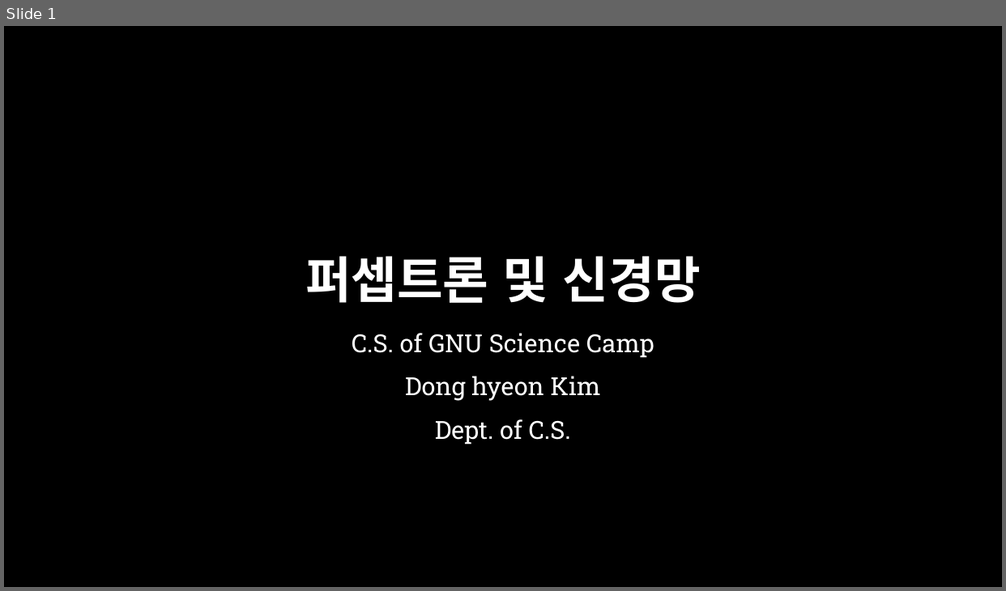
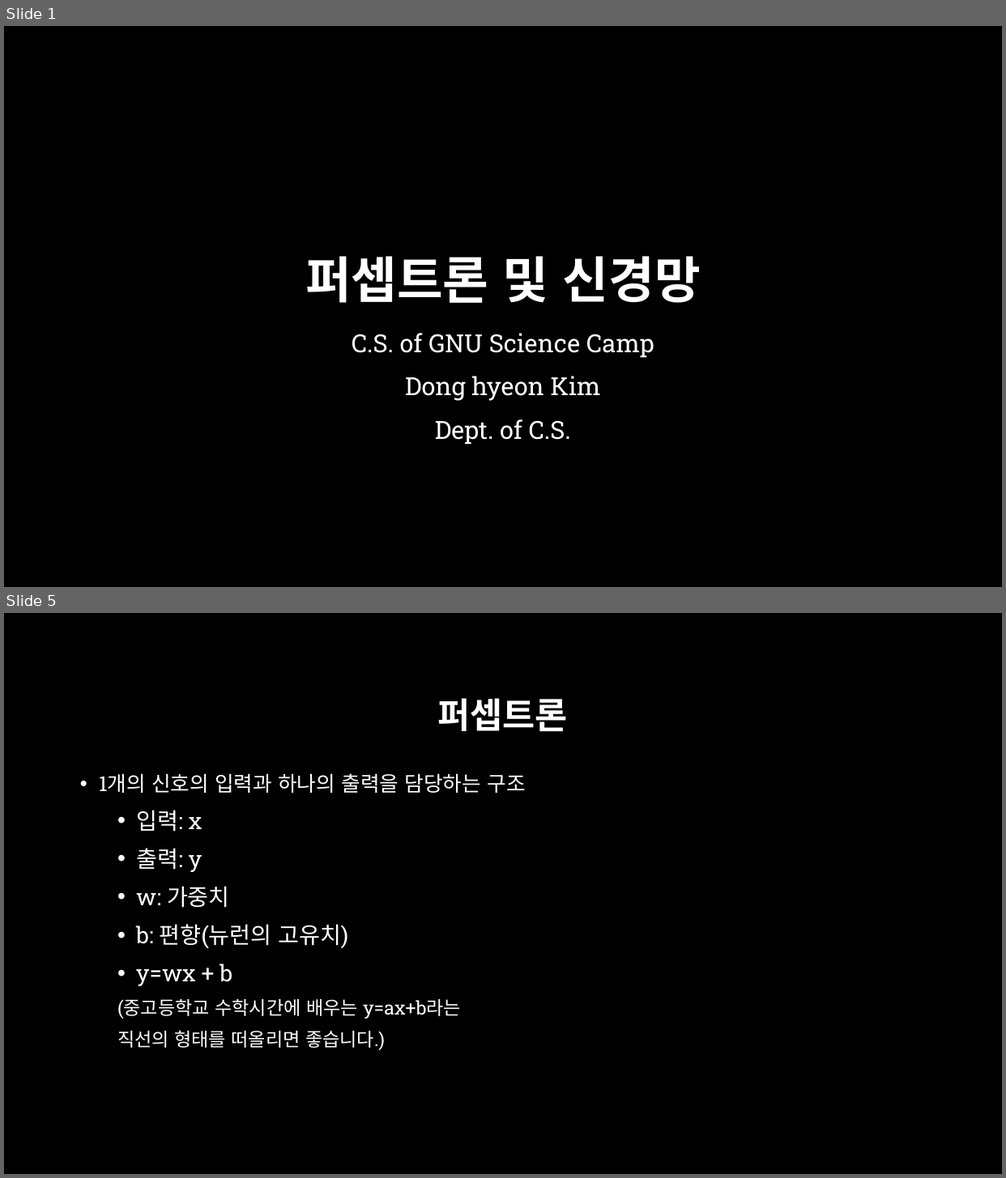
Before and after one commit to across0406/2017-GNU-Science-Camp-of-Computer-Science, a slide deck: ppt/4. 퍼셉트론 및 신경망.pptx. Shown one above the other, each under a label of ours: slide 1 before the commit, slides 1 and 5 after it; the slides between them are not shown. The pictures are 1006x591 and 1006x1178 pixels, drawn with LibreOffice and Linux fonts; fonts in the diff are those of the drawing; background and template pictures are left out. Boxes give left, top, right and bottom in pixels: in the first picture for what was removed or moved away, otherwise in the second. Text is boxed around its words. In the diff, an @@ line names an element or a change of style, - is before the commit and + after.

```diff
--- a/ppt/4. 퍼셉트론 및 신경망.pptx
+++ b/ppt/4. 퍼셉트론 및 신경망.pptx
@@ slide 5 added at (4,613,1002,1174), background picture (left out) @@
@@ title added at (437,698,567,731), 34 pt, text #FFFFFF, bold @@
+퍼셉트론
@@ text added at (99,773,525,1050), 18 pt, text #FFFFFF @@
+• 1개의 신호의 입력과 하나의 출력을 담당하는 구조
+  • 입력: x
+  • 출력: y
+  • w: 가중치
+  • b: 편향(뉴런의 고유치)
+  • y=wx + b
+  (중고등학교 수학시간에 배우는 y=ax+b라는
+  직선의 형태를 떠올리면 좋습니다.)
```
Also in this commit, not shown: 3 slides changed, 5 other slides added, 6 other files.
